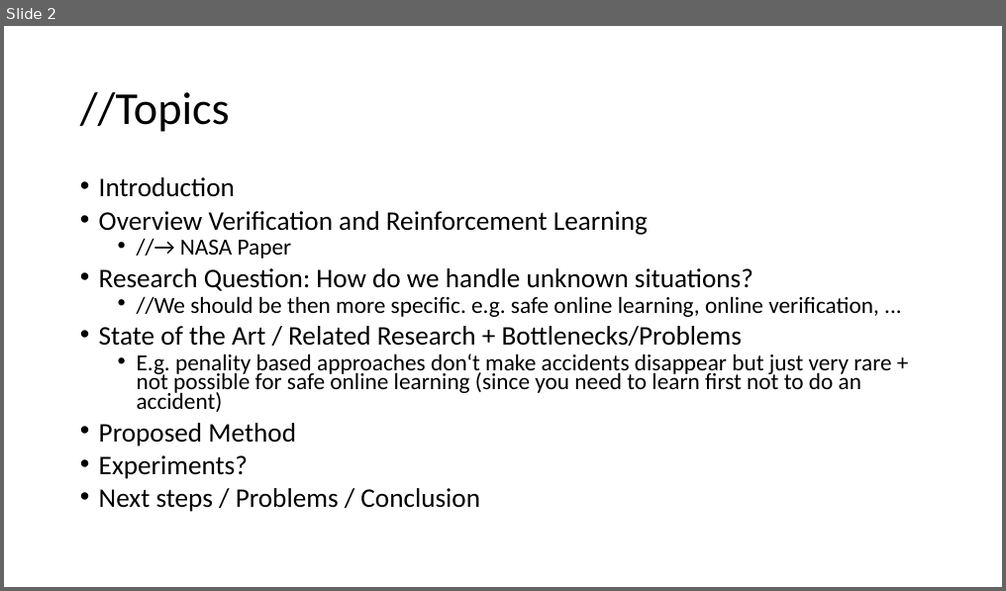
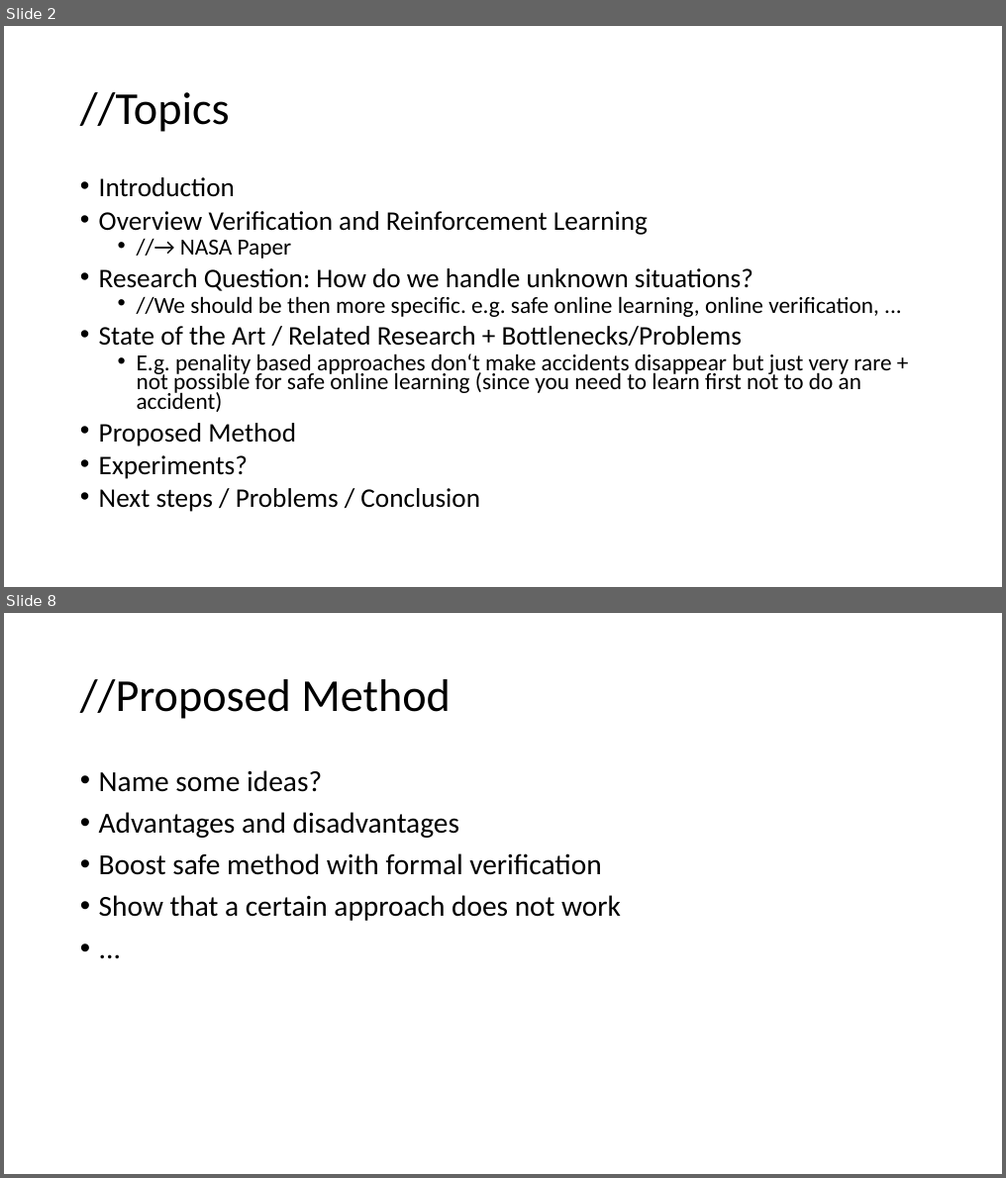
Before and after one commit to filipre/formal-verification-rl, a slide deck: presentation.pptx. Shown one above the other, each under a label of ours: slide 2 before the commit, slides 2 and 8 after it; the slides between them are not shown. The pictures are 1006x591 and 1006x1178 pixels, drawn with LibreOffice and Linux fonts; fonts in the diff are those of the drawing. Boxes give left, top, right and bottom in pixels: in the first picture for what was removed or moved away, otherwise in the second. Text is boxed around its words. In the diff, an @@ line names an element or a change of style, - is before the commit and + after.

```diff
--- a/presentation.pptx
+++ b/presentation.pptx
@@ slide 8 added at box(4, 613, 1002, 1174), background #FFFFFF @@
@@ title added at box(80, 679, 450, 719), 44 pt, text #000000 @@
+//Proposed Method
@@ text added at box(99, 770, 621, 921), 28 pt, text #000000 @@
+• Name some ideas?
+• Advantages and disadvantages
+• Boost safe method with formal verification
+• Show that a certain approach does not work
+• ...
```
Also in this commit, not shown: 4 slides changed, 3 other slides added, 1 slide removed.
